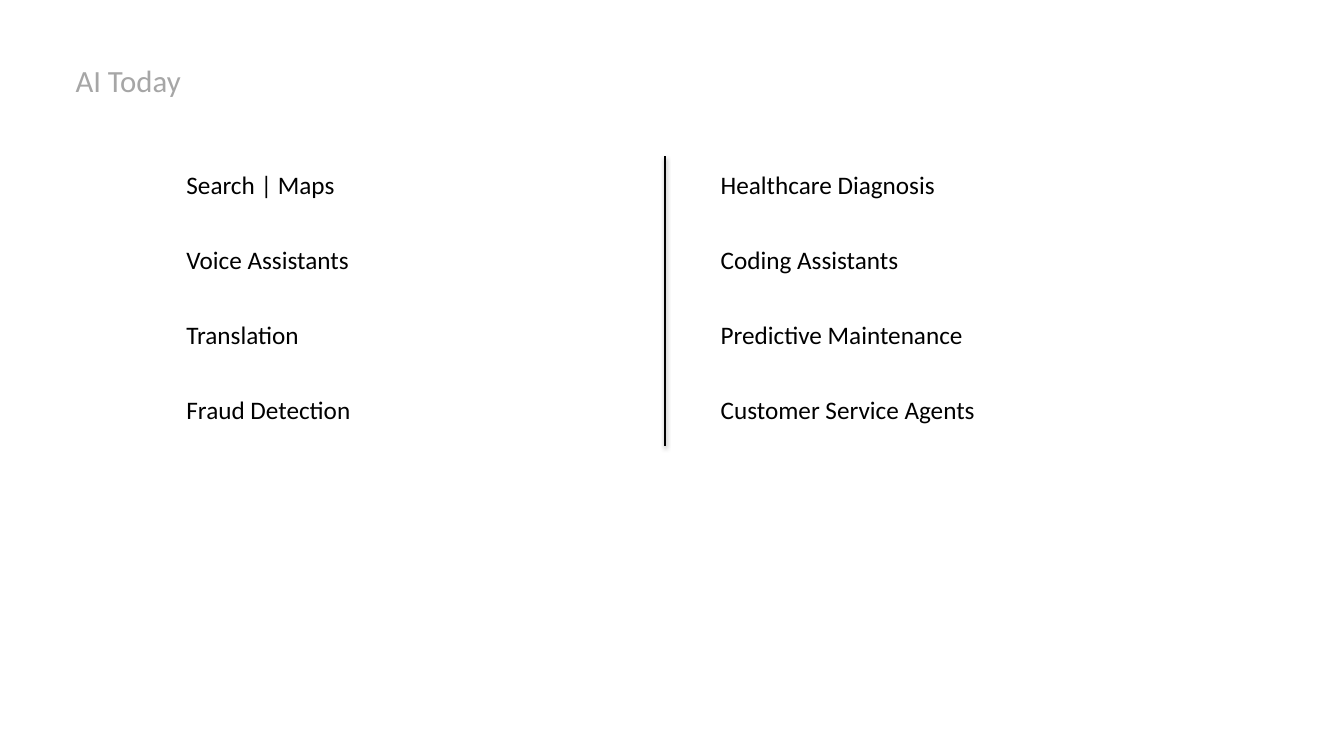
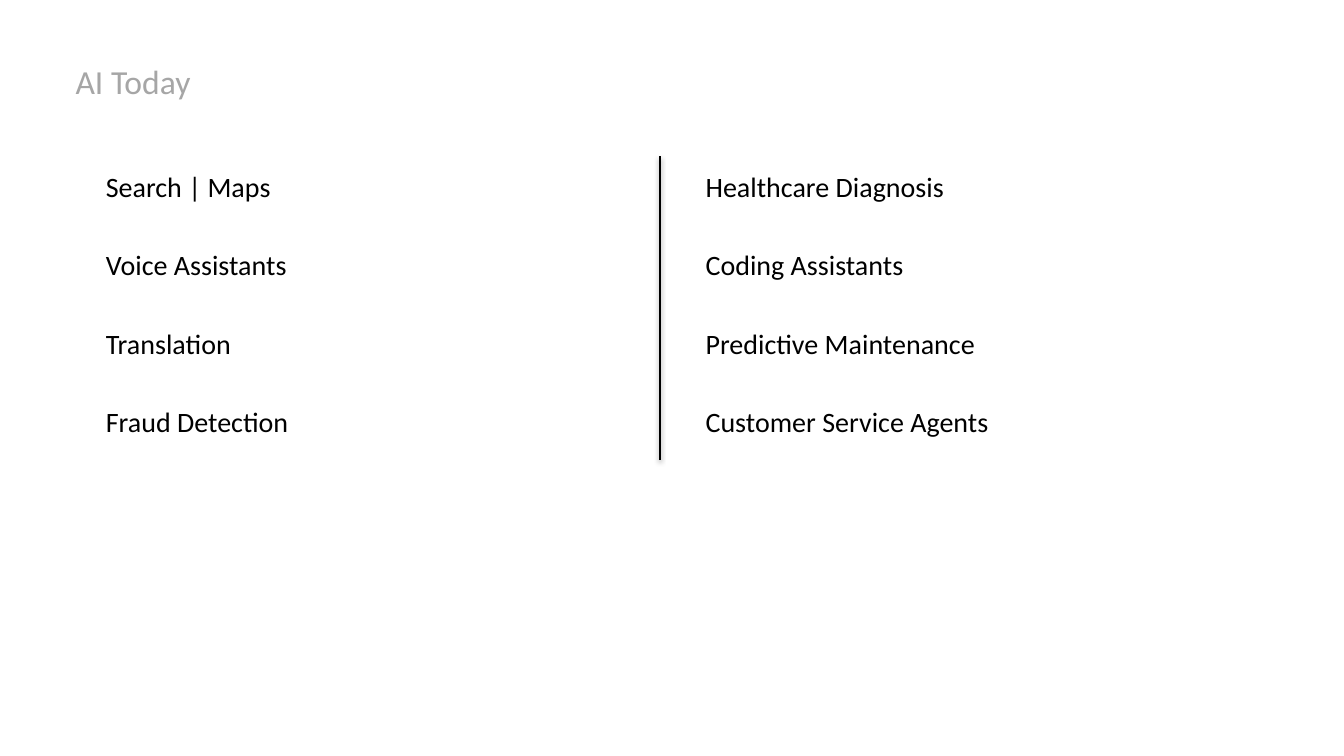
Before and after one commit to gb007waq/SLIDIFY, a slide deck: slide 6 of examples/sample.pptx. Drawn at 1344x756 pixels with LibreOffice and Linux fonts; fonts in the diff are those of the drawing. Boxes give left, top, right and bottom in pixels: in the first picture for what was removed or moved away, otherwise in the second. Text is boxed around its words. In the diff, an @@ line names an element or a change of style, - is before the commit and + after.

```diff
--- a/examples/sample.pptx
+++ b/examples/sample.pptx
@@ text "AI Today" at box(76, 71, 190, 99): size 22 to 24 pt @@
@@ text "Search | Maps" at box(106, 177, 288, 433): size 18 to 20 pt @@
@@ text "Search | Maps": place and size @@
-text "Search | Maps" at box(186, 176, 350, 419)
+text "Search | Maps" at box(106, 177, 288, 433)
@@ line moved from (665, 156) - (665, 447) to (660, 156) - (660, 460) @@
@@ text "Healthcare Diagnosis": place and size @@
-text "Healthcare Diagnosis" at box(721, 176, 975, 424)
+text "Healthcare Diagnosis" at box(706, 177, 988, 437)
@@ text "Healthcare Diagnosis" at box(706, 177, 988, 437): size 18 to 20 pt @@
```
Also in this commit, not shown: 9 other slides changed, 6 other files.
